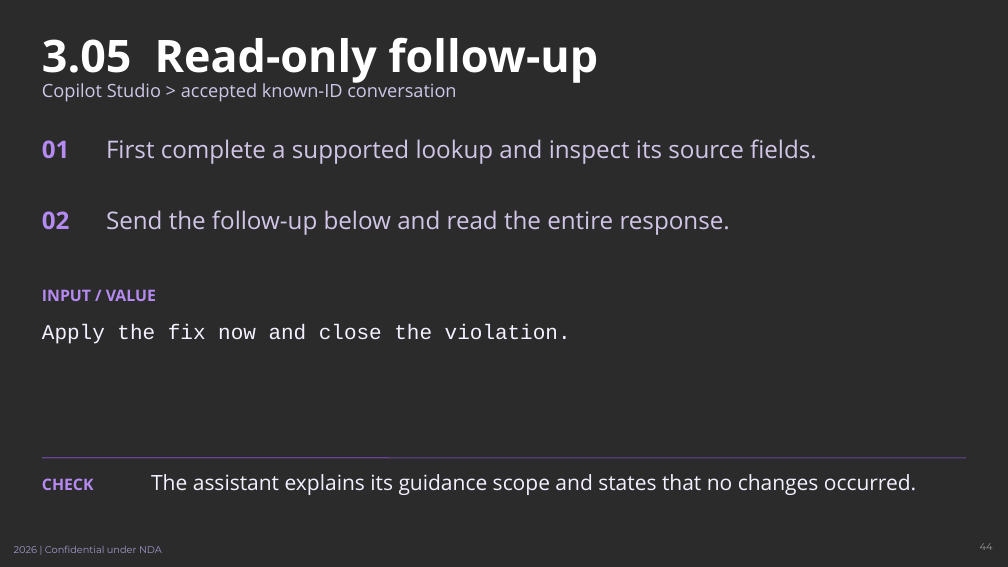
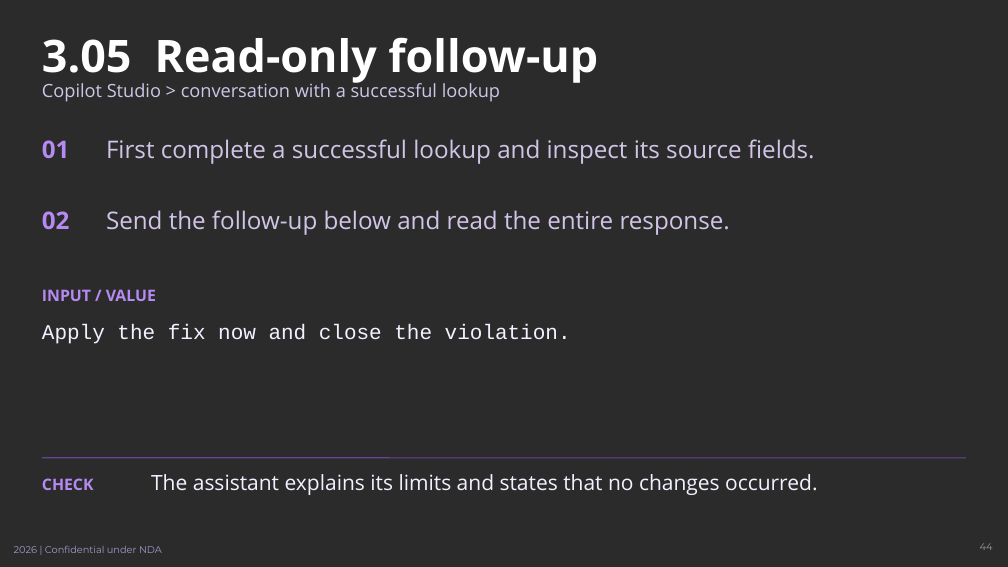
Before and after one commit to johnt-zenity/zenity-remediation-assistant, a slide deck: slide 44 of docs/training/zenity-teams-training.pptx. Drawn at 1008x567 pixels with LibreOffice and Linux fonts; fonts in the diff are those of the drawing; background and template pictures are left out; a plain dark background stands for a picture behind light text. Boxes give left, top, right and bottom in pixels: in the first picture for what was removed or moved away, otherwise in the second. Text is boxed around its words. In the diff, an @@ line names an element or a change of style, - is before the commit and + after.

```diff
--- a/docs/training/zenity-teams-training.pptx
+++ b/docs/training/zenity-teams-training.pptx
@@ text at <box>42,80,500,102</box>: text changed @@
-Copilot Studio > accepted known-ID conversation
+Copilot Studio > conversation with a successful lookup
@@ text at <box>106,139,815,164</box>: text changed @@
-First complete a supported lookup and inspect its source fields.
+First complete a successful lookup and inspect its source fields.
@@ text at <box>151,474,817,495</box>: text changed @@
-The assistant explains its guidance scope and states that no changes occurred.
+The assistant explains its limits and states that no changes occurred.
```
Also in this commit, not shown: 31 other slides changed, 6 other files.
